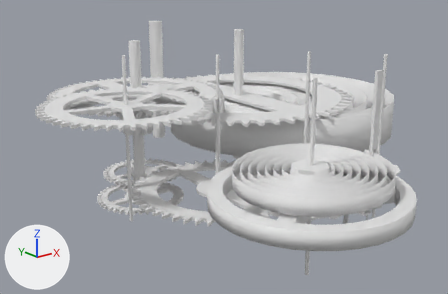
The COLLADA model assets/models/clock.dae: old version first, new version second.
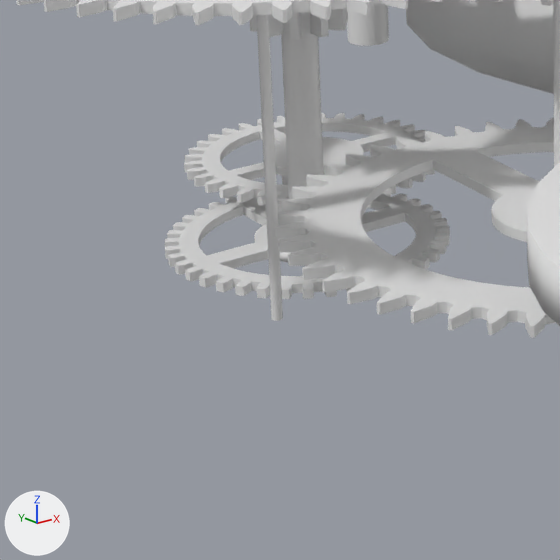
There are two pictures of each version: one whole from a 50 mm camera at (-13.19, -12.53, 7.74) aimed at (-0.16, 3.75, 1.22), one close up on the part from 11% to 48% of the width and 42% to 100% of the height. Lighting does not change. The marker at lower left points along +X, +Y and +Z. Where no turn or scale is listed for an object, it has been applied to the vertices. Vertices at the same position are counted once.

Names of what the first close-up shows: 'gear_000', 'gear_001', 'gear_003', 'gear_hours', 'gear_minutes', 'movement_spring', 'pendulum', 'pin_003', 'pin_004', 'pin_005', 'pin_007'.
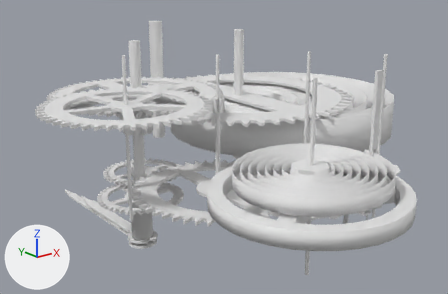
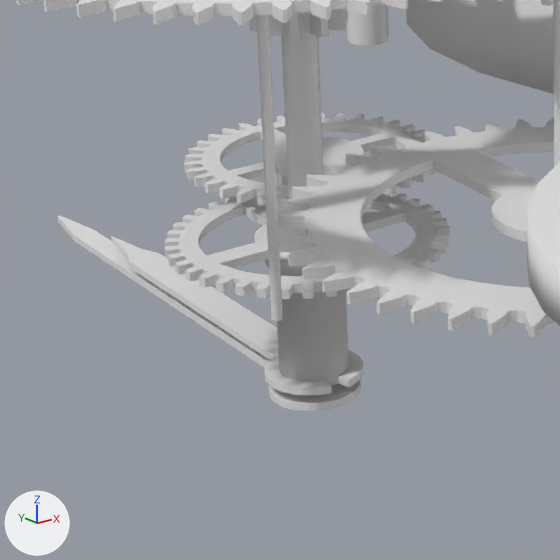
Commit message: Added hands

Location of each change, (x1, y1, x2, y2) in pixels of the close-ups (560 x 560 px):
'gear_hours', reshaped (81% taller)
    before: (165, 193, 450, 299)
    after: (165, 193, 450, 386)
'hand_hours', added
    after: (111, 236, 363, 395)
'hand_minutes', added
    after: (57, 216, 361, 411)
part 1 of me_gear_hours, added
    after: (265, 259, 349, 386)

The edits, one by one:
me_gear_hours is used by ob_gear_hours; location (-2.78, 5.14, -0.42).
me_gear_hours had 1218 vertices, 2448 faces and spanned x -1.5..1.5, y -1.5..1.5, z -0.05..0.05.
me_gear_hours now has 1346 vertices, 2670 faces and spans x -1.5..1.5, y -1.5..1.5, z -1.58..0.05.
me_gear_hours part 1: a new loose piece of 128 vertices spanning x -0.47..0.47, y -0.47..0.47, z -1.58..-0.04.
Mesh me_hand_minutes is new.
It has 110 vertices, 212 faces and spans x -0.5..0.5, y -0.5..6.41, z -0.05..1.99.
Mesh me_hand_hours is new.
It has 134 vertices, 264 faces and spans x -0.53..0.53, y -0.52..4.85, z 0.0..0.09.
Object 'hand_minutes' (ob_hand_minutes) is new; it shows me_hand_minutes.
Its location is (-2.78, 5.14, -2.2).
Object 'hand_hours' (ob_hand_hours) is new; it shows me_hand_hours.
Its location is (-2.78, 5.14, -2.0).
